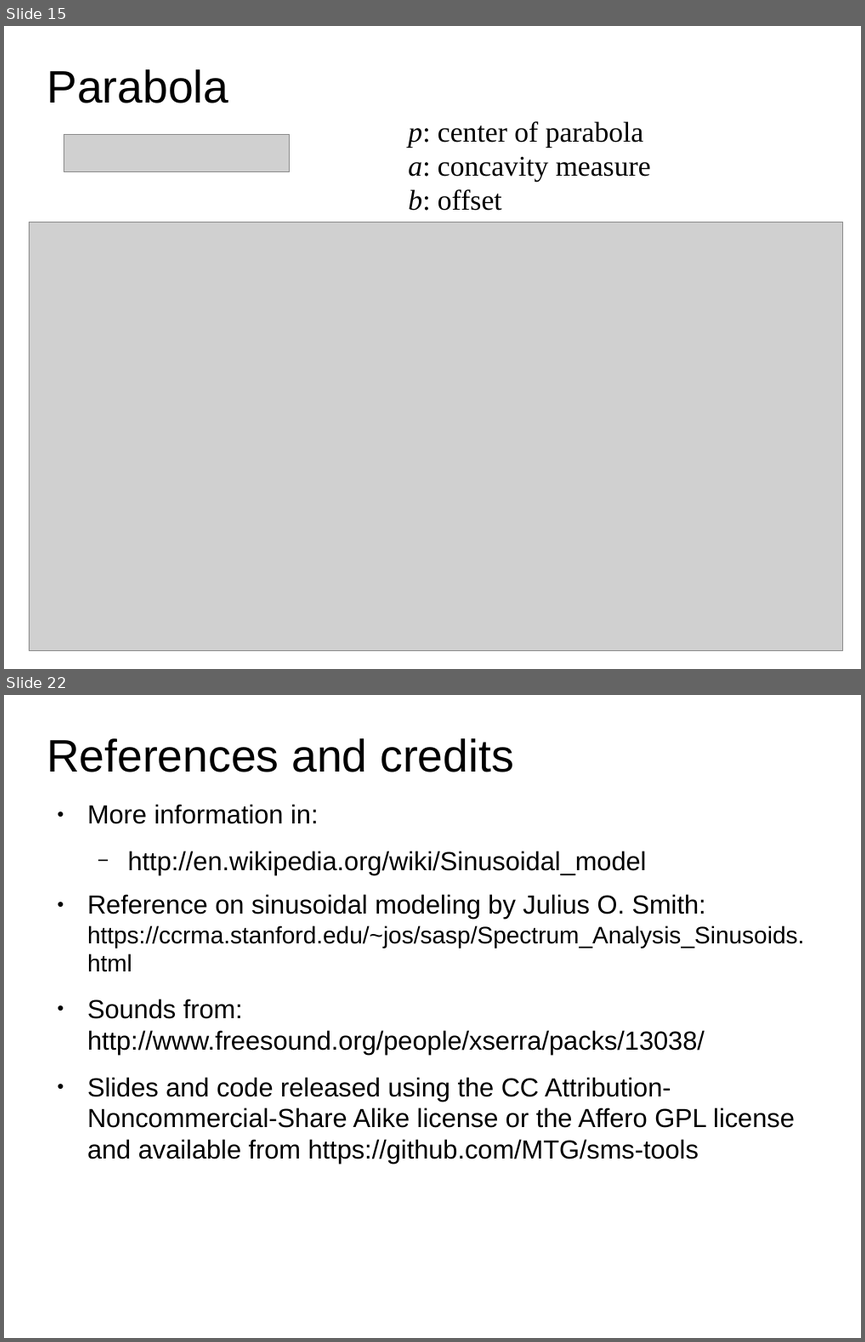
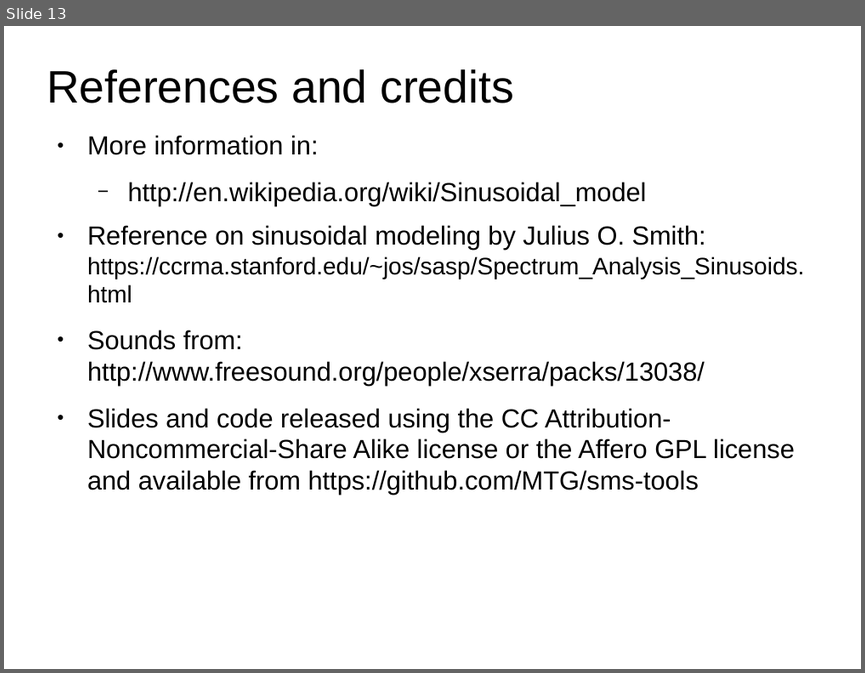
Before and after one commit to MTG/sms-tools, a slide deck: lectures/5-Sinusoidal-model/Sinusoidal-Model-1.odp. Shown one above the other, each under a label of ours: slides 15 and 22 before the commit, slide 13 after it; the slides between them are not shown. The pictures are 865x1342 and 865x673 pixels, drawn with LibreOffice and Linux fonts; fonts in the diff are those of the drawing; grey boxes stand for pictures. Boxes give left, top, right and bottom in pixels: in the first picture for what was removed or moved away, otherwise in the second. Text is boxed around its words. In the diff, an @@ line names an element or a change of style, - is before the commit and + after.

```diff
--- a/lectures/5-Sinusoidal-model/Sinusoidal-Model-1.odp
+++ b/lectures/5-Sinusoidal-model/Sinusoidal-Model-1.odp
@@ slide 15 removed at (x1=4, y1=26, x2=861, y2=669), background #FFFFFF @@
@@ title removed at (x1=46, y1=69, x2=228, y2=103) @@
-Parabola
@@ text removed at (x1=408, y1=121, x2=651, y2=210) @@
-p: center of parabola
-a: concavity measure
-b: offset
@@ picture removed at (x1=64, y1=134, x2=290, y2=171) @@
@@ picture removed at (x1=29, y1=222, x2=843, y2=651) @@
@@ what was slide 22 is now slide 13 @@
```
Also in this commit, not shown: 3 slides changed, 8 other slides removed, 7 other files.
